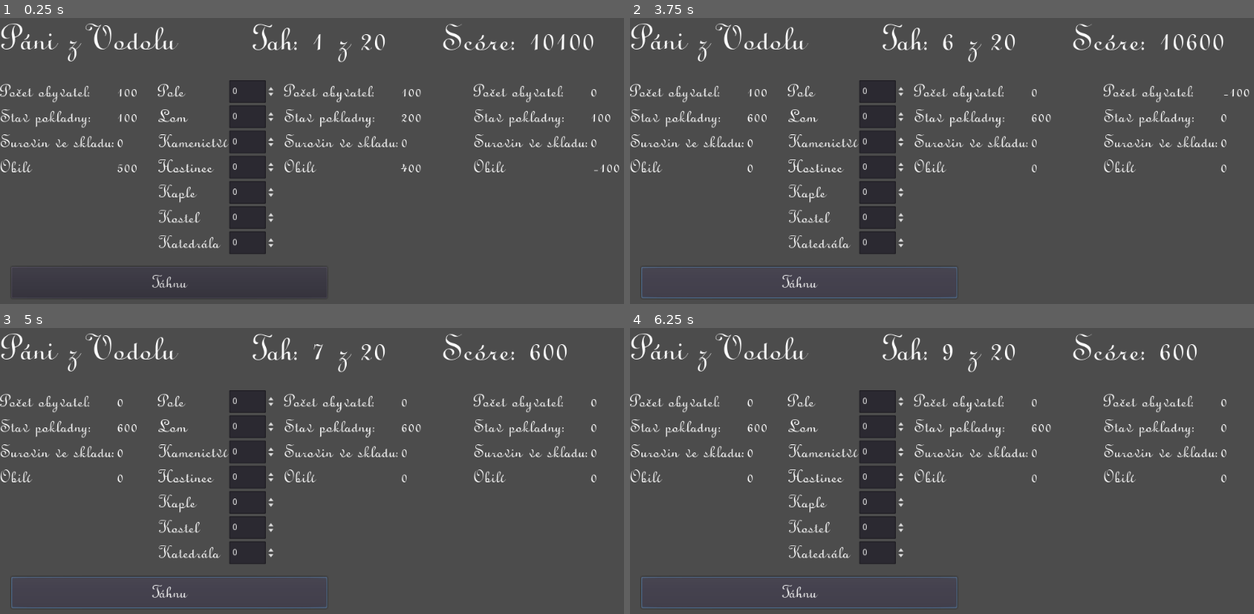
Above: before the commit, frames 1-4 (two rows, left to right).
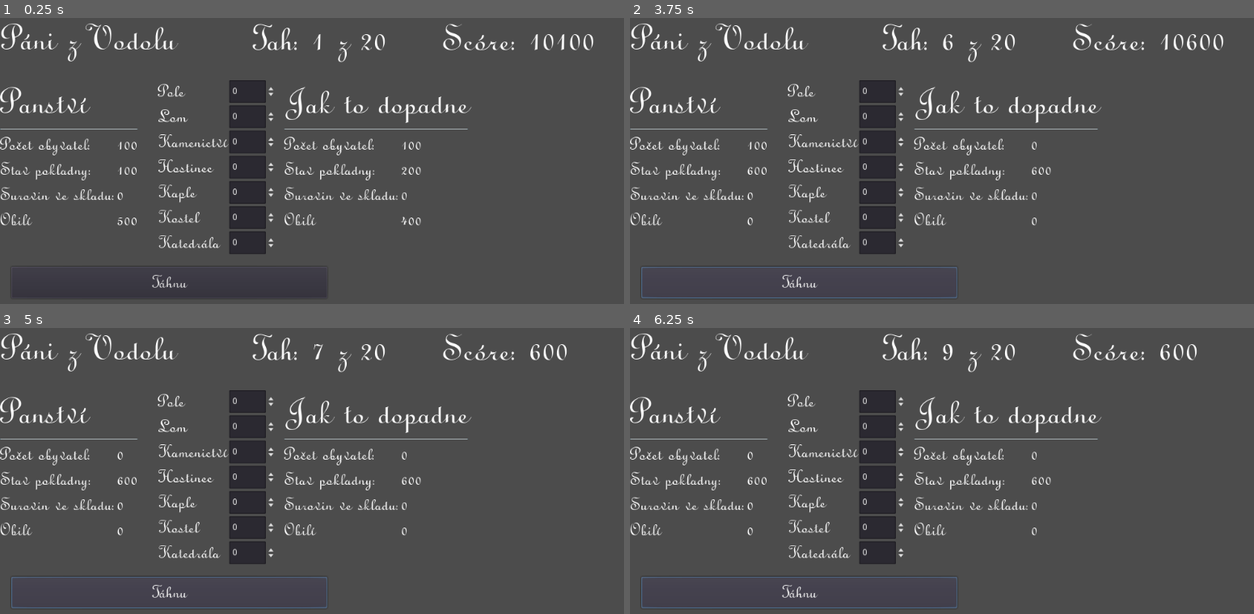
Above: after the commit, the same moments.

Repository: janzeman3/pani_z_vodolu
Game: Godot game, scene res://Formular.tscn
Same seed, same stepped clock (60 frames per second), same inputs: the game is played once before the commit and once after it.
Inputs:
- Up to frame 1 (0.25 s): no input
- Up to frame 2 (3.75 s): click "Táhnu" at 0.5 s; click "Táhnu" at 1.25 s; click "Táhnu" at 2 s; tap Enter at 2.75 s; tap Space at 3.5 s
- Up to frame 3 (5 s): tap Enter at 4.25 s
- Up to frame 4 (6.25 s): tap Space at 5 s; tap Enter at 5.75 s

The runs differ from the first frame. In frame 1, 4.7% of the frame differs, in the area x 0-100%, y 22-73%; in frame 2, 4.6%; in frame 3, 4.5%; in frame 4, 4.5%.

Commit message:
Titulek, delta
Pridan titulek
Odebrana delta

Signed-off-by: janzeman3 <janzeman3@gmail.com>

Diff:
--- a/Formular.gd
+++ b/Formular.gd
@@ -2,7 +2,6 @@
 
 var stav
 var budouciStav
-var delta
 var tah = 1
 var tahMax = 20
 
@@ -24,14 +23,10 @@
 		Vodolary = inVal.Vodolary
 		Suroviny = inVal.Suroviny
 
-	func fillByDelta(Val1, Val2):
-		Lidi = Val1.Lidi - Val2.Lidi
-		Obili = Val1.Obili - Val2.Obili
-		Vodolary = Val1.Vodolary - Val2.Vodolary
-		Suroviny = Val1.Suroviny - Val2.Suroviny
-
 # Called when the node enters the scene tree for the first time.
 func _ready():
+	$Stav.zmenTitulek("Panství")
+	$BudouciStav.zmenTitulek("Jak to dopadne")
 	newGame()
 
 func updateView():
@@ -39,8 +34,6 @@
 	$Stavby.updateBudouciStav(stav, budouciStav)
 
 	$BudouciStav.updateData(budouciStav)
-	delta.fillByDelta(budouciStav,stav)
-	$Delta.updateData(delta)
 
 	updateSkoreATahy()
 
@@ -54,8 +47,6 @@
 	$Stavby.updateBudouciStav(stav, budouciStav)
 
 	$BudouciStav.updateData(budouciStav)
-	delta.fillByDelta(budouciStav,stav)
-	$Delta.updateData(delta)
 
 
 func _on_Tahni_pressed():
@@ -70,7 +61,6 @@
 	tah = 1
 	stav = stavVect.new(100, 500, 100, 0)
 	budouciStav = stavVect.new(0, 0, 0, 0)
-	delta = stavVect.new(0, 0, 0, 0)
 
 	$Stavby.novaHra()
 
@@ -79,7 +69,6 @@
 	$Tahni.visible = true
 	$BudouciStav.visible = true
 	$Tah.visible = true
-	$Delta.visible = true
 	$Stavby.visible = true
 
 	$NovaHra.visible = false
@@ -89,7 +78,6 @@
 	$Tahni.visible = false
 	$BudouciStav.visible = false
 	$Tah.visible = false
-	$Delta.visible = false
 	$Stavby.visible = false
 
 	$NovaHra.visible = true
--- a/Formular.tscn
+++ b/Formular.tscn
@@ -60,12 +60,6 @@
 margin_right = 699.0
 margin_bottom = 269.0
 
-[node name="Delta" parent="." instance=ExtResource( 1 )]
-margin_left = 750.0
-margin_top = 100.0
-margin_right = 999.0
-margin_bottom = 269.0
-
 [node name="Stavby" parent="." instance=ExtResource( 5 )]
 
 [node name="Tahni" type="Button" parent="."]
--- a/Stav.gd
+++ b/Stav.gd
@@ -1,7 +1,10 @@
 extends GridContainer
 
 func updateData(inStavVect):
-	$Lidi.text = str(inStavVect.Lidi)
-	$Vodolary.text = str(inStavVect.Vodolary)
-	$Obili.text = str(inStavVect.Obili)
-	$Suroviny.text = str(inStavVect.Suroviny)
+	$Stav/Lidi.text = str(inStavVect.Lidi)
+	$Stav/Vodolary.text = str(inStavVect.Vodolary)
+	$Stav/Obili.text = str(inStavVect.Obili)
+	$Stav/Suroviny.text = str(inStavVect.Suroviny)
+
+func zmenTitulek(novyTitulek):
+	$Titulek.text = novyTitulek
--- a/Stav.tscn
+++ b/Stav.tscn
@@ -1,39 +1,56 @@
-[gd_scene load_steps=3 format=2]
+[gd_scene load_steps=4 format=2]
 
 [ext_resource path="res://font/LINUSN.tres" type="DynamicFont" id=1]
 [ext_resource path="res://Stav.gd" type="Script" id=2]
+[ext_resource path="res://font/LINUSN_velky.tres" type="DynamicFont" id=3]
 
 [node name="Stav" type="GridContainer"]
 margin_top = 50.0
 margin_right = 249.0
 margin_bottom = 219.0
-columns = 2
 script = ExtResource( 2 )
 __meta__ = {
 "_edit_use_anchors_": false
 }
 
-[node name="popisekLidi" type="Label" parent="."]
+[node name="Titulek" type="Label" parent="."]
+margin_right = 196.0
+margin_bottom = 72.0
+custom_fonts/font = ExtResource( 3 )
+text = "Stav"
+
+[node name="HSeparator" type="HSeparator" parent="."]
+margin_top = 76.0
+margin_right = 196.0
+margin_bottom = 80.0
+
+[node name="Stav" type="GridContainer" parent="."]
+margin_top = 84.0
+margin_right = 196.0
+margin_bottom = 240.0
+columns = 2
+
+[node name="popisekLidi" type="Label" parent="Stav"]
 margin_right = 181.0
 margin_bottom = 36.0
 custom_fonts/font = ExtResource( 1 )
 text = "Počet obyvatel:"
 
-[node name="Lidi" type="Label" parent="."]
+[node name="Lidi" type="Label" parent="Stav"]
 margin_left = 185.0
 margin_right = 196.0
 margin_bottom = 36.0
 custom_fonts/font = ExtResource( 1 )
 text = "0"
 
-[node name="popisekVodolary" type="Label" parent="."]
+[node name="popisekVodolary" type="Label" parent="Stav"]
 margin_top = 40.0
 margin_right = 181.0
 margin_bottom = 76.0
 custom_fonts/font = ExtResource( 1 )
 text = "Stav pokladny:"
 
-[node name="Vodolary" type="Label" parent="."]
+[node name="Vodolary" type="Label" parent="Stav"]
 margin_left = 185.0
 margin_top = 40.0
 margin_right = 196.0
@@ -41,14 +58,14 @@
 custom_fonts/font = ExtResource( 1 )
 text = "0"
 
-[node name="popisekSuroviny" type="Label" parent="."]
+[node name="popisekSuroviny" type="Label" parent="Stav"]
 margin_top = 80.0
 margin_right = 181.0
 margin_bottom = 116.0
 custom_fonts/font = ExtResource( 1 )
 text = "Surovin ve skladu:"
 
-[node name="Suroviny" type="Label" parent="."]
+[node name="Suroviny" type="Label" parent="Stav"]
 margin_left = 185.0
 margin_top = 80.0
 margin_right = 196.0
@@ -56,14 +73,14 @@
 custom_fonts/font = ExtResource( 1 )
 text = "0"
 
-[node name="popisekObili" type="Label" parent="."]
+[node name="popisekObili" type="Label" parent="Stav"]
 margin_top = 120.0
 margin_right = 181.0
 margin_bottom = 156.0
 custom_fonts/font = ExtResource( 1 )
 text = "Obilí"
 
-[node name="Obili" type="Label" parent="."]
+[node name="Obili" type="Label" parent="Stav"]
 margin_left = 185.0
 margin_top = 120.0
 margin_right = 196.0
